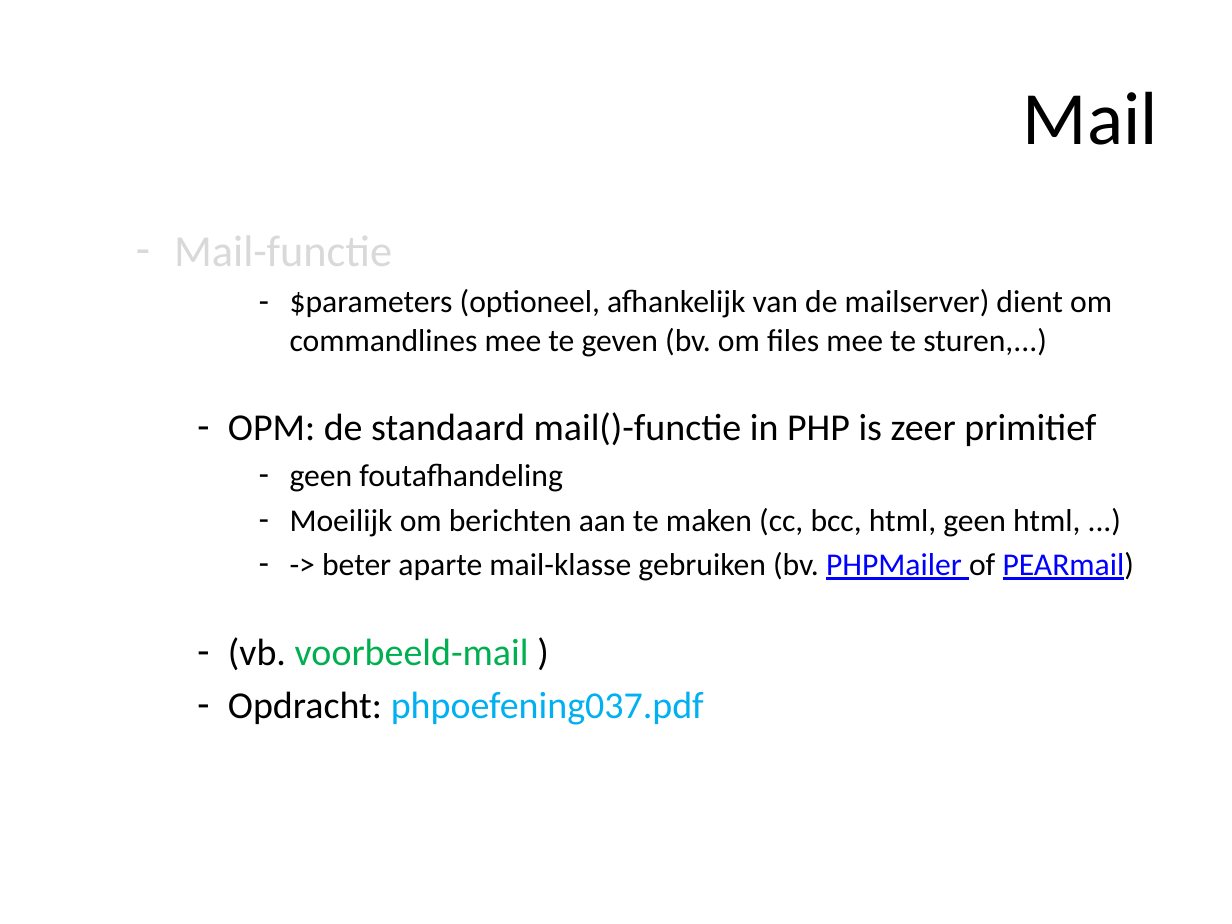
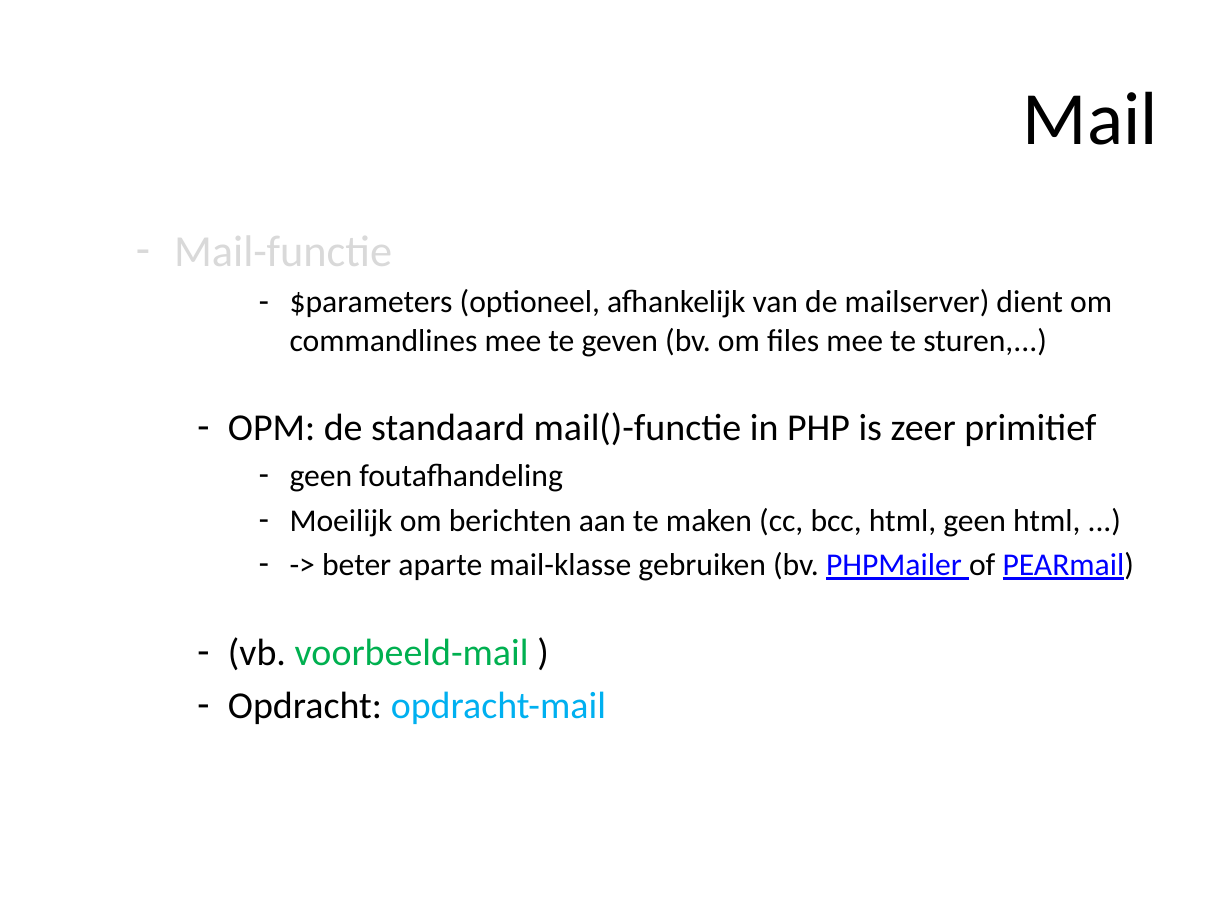
Before and after one commit to ajkea/web-backend-1, a slide deck: slide 193 of public/cursus/web-backend-cursus.pptx. Drawn at 1232x924 pixels with LibreOffice and Linux fonts; fonts in the diff are those of the drawing. Boxes give left, top, right and bottom in pixels: in the first picture for what was removed or moved away, otherwise in the second. Text is boxed around its words. In the diff, an @@ line names an element or a change of style, - is before the commit and + after.

Commit message:
add ajax, mail, mvc tutorial and update cursus

```diff
--- a/public/cursus/web-backend-cursus.pptx
+++ b/public/cursus/web-backend-cursus.pptx
@@ text at (228, 691, 606, 724): text changed @@
-    – Opdracht: phpoefening037.pdf
+    – Opdracht: opdracht-mail
```
Also in this commit, not shown: 4 other slides changed, 1 slide added, 9 other files.
